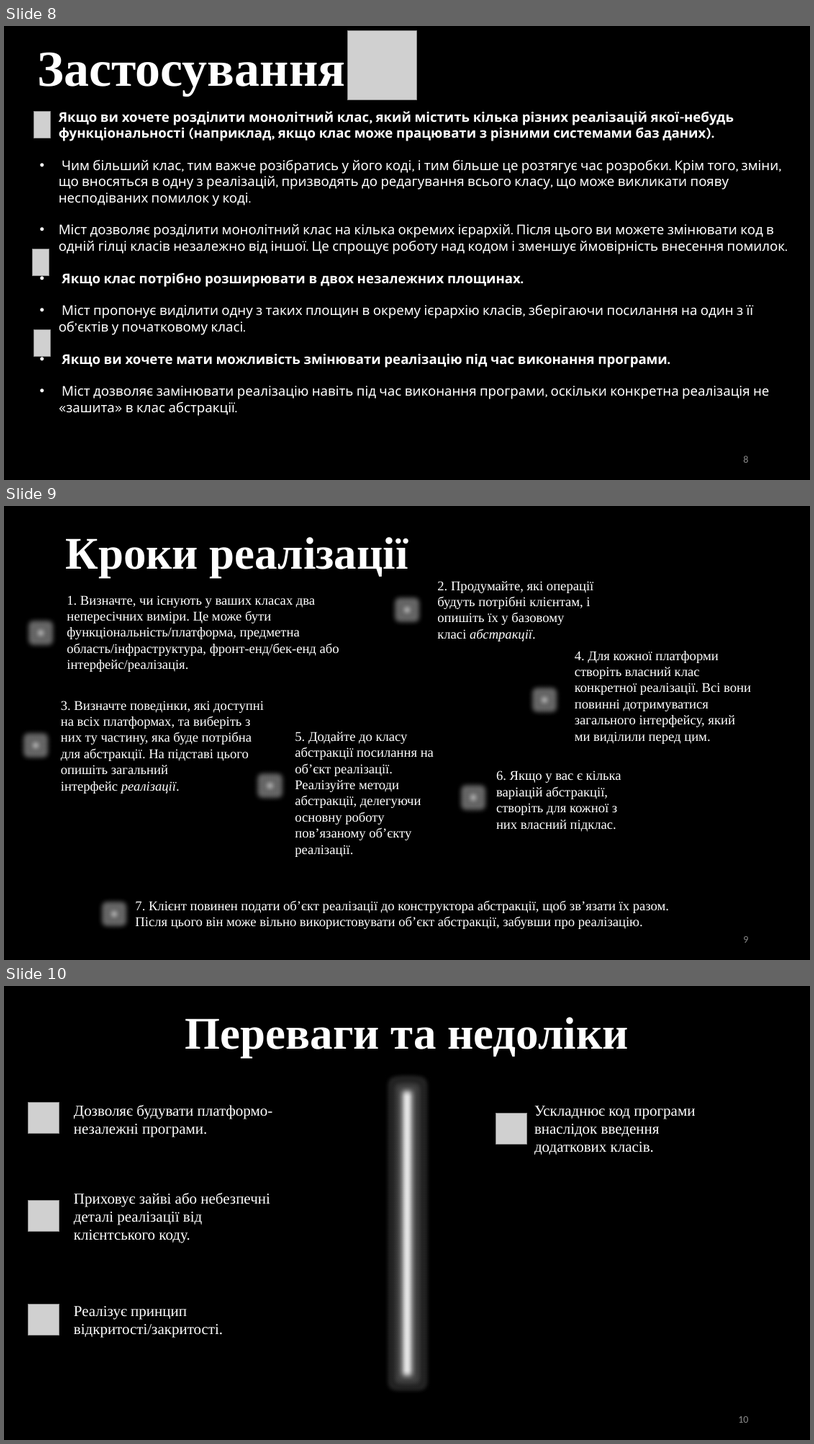
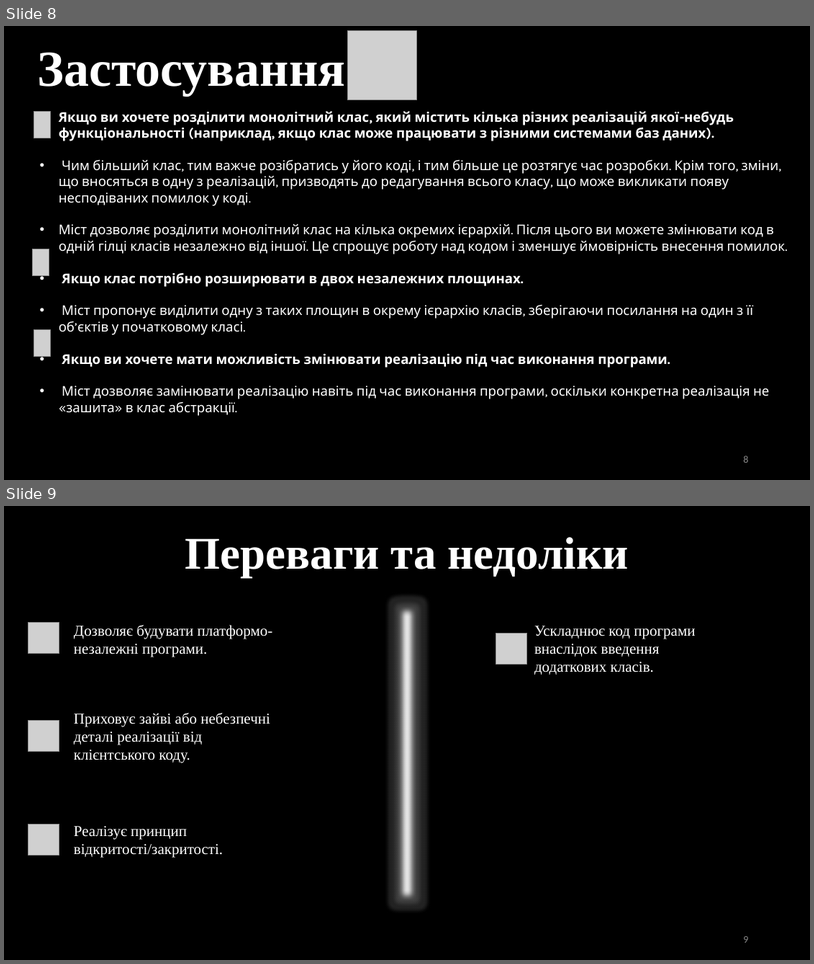
Before and after one commit to yukage1/-programming-technology-stack, a slide deck: Патерн Міст.pptx. Shown one above the other, each under a label of ours: slides 8, 9 and 10 before the commit, slides 8 and 9 after it. The pictures are 814x1444 and 814x964 pixels, drawn with LibreOffice and Linux fonts; fonts in the diff are those of the drawing; grey boxes stand for pictures. Boxes give left, top, right and bottom in pixels: in the first picture for what was removed or moved away, otherwise in the second. Text is boxed around its words. In the diff, an @@ line names an element or a change of style, - is before the commit and + after.

```diff
--- a/Патерн Міст.pptx
+++ b/Патерн Міст.pptx
@@ slide 9 removed at (4,506,810,960), background #000000 @@
@@ title removed at (65,537,409,577) @@
-Кроки реалізації
@@ text removed at (437,581,594,641) @@
-2. Продумайте, які операції будуть потрібні клієнтам, і опишіть їх у базовому класі абстракції.
@@ text removed at (67,595,340,672) @@
-1. Визначте, чи існують у ваших класах два непересічних виміри. Це може бути функціональність/платформа, предметна область/інфраструктура, фронт-енд/бек-енд або інтерфейс/реалізація.
@@ ellipse removed at (399,601,416,618) @@
@@ ellipse removed at (32,624,49,641) @@
@@ text removed at (575,651,751,744) @@
-4. Для кожної платформи створіть власний клас конкретної реалізації. Всі вони повинні дотримуватися загального інтерфейсу, який ми виділили перед цим.
@@ ellipse removed at (536,691,554,708) @@
@@ text removed at (61,700,264,793) @@
-3. Визначте поведінки, які доступні на всіх платформах, та виберіть з них ту частину, яка буде потрібна для абстракції. На підставі цього опишіть загальний інтерфейс реалізації.
@@ ellipse removed at (27,736,44,754) @@
@@ text removed at (295,731,434,857) @@
-5. Додайте до класу абстракції посилання на об’єкт реалізації. Реалізуйте методи абстракції, делегуючи основну роботу пов’язаному об’єкту реалізації.
@@ ellipse removed at (262,777,279,794) @@
@@ text removed at (496,770,622,831) @@
-6. Якщо у вас є кілька варіацій абстракції, створіть для кожної з них власний підклас.
@@ ellipse removed at (464,788,482,806) @@
@@ ellipse removed at (106,905,124,922) @@
@@ text removed at (135,900,669,929) @@
-7. Клієнт повинен подати об’єкт реалізації до конструктора абстракції, щоб зв’язати їх разом. Після цього він може вільно використовувати об’єкт абстракції, забувши про реалізацію.
@@ page number removed at (743,936,748,942) @@
-9
@@ what was slide 10 is now slide 9 @@
@@ page number at (743,936,748,942): text changed @@
-10
+9
```
Also in this commit, not shown: 5 slides changed, 2 other files.
